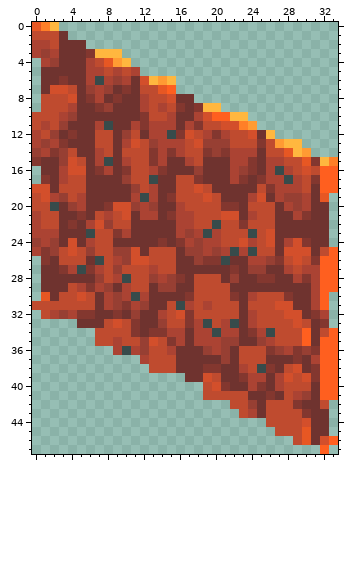
One commit to this pixel-art sprite: objects/spooky/fidwell.scenery_wall.wallrk32/images/1.png. The picture above was drawn from the file before the commit.
The file is 34x48 pixels.
Once edited:
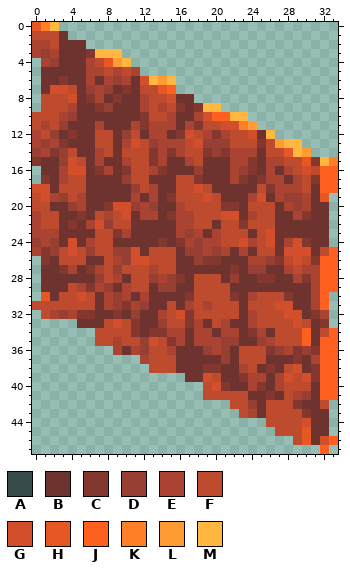
Palette (. is transparent): A #374b4b  B #6f332f  C #83372f  D #973f33  E #ab4333  F #bf4b2f  G #d34f2b  H #e75723  J #ff5f1f  K #ff7f27  L #ff9b33  M #ffb73f
Change:
@@ x 5..9 @@
  5 BEEFE
- 6 BEAED
+ 6 BEBED
  7 BDEDB
@@ x 0..33 @@
 10 FFFEDBBBBBBBCFFEBBEGJJMM..........
-11 FEFDBBBEABBECEEEBECFFGGKL.........
-12 EFDBCBBFFBDFBEEACGFECEFFGBM.......
+11 FEFDBBBEBBBECEEEBECFFGGKL.........
+12 EFDBCBBFFBDFBEEBCGFECEFFGBM.......
 13 EDECBBBFFBEGFDEEEFGDDDFFFCFLMM....
 14 DECDFBBEFBFFFCECEFFCDCEEEBFFHML...
-15 CBBDGFBEABEFFCEBBEFBBBEECBEEFFHCMK
-16 .BBEGGBCEBCFFECBBBDBBBEDCBEAEFGFJJ
-17 .CBEFFBBBBDFFABBFFCBBBECBCEEAEFCJJ
+15 CBBDGFBEBBEFFCEBBEFBBBEECBEEFFHCMK
+16 .BBEGGBCEBCFFECBBBDBBBEDCBEBEFGFJJ
+17 .CBEFFBBBBDFFBBBFFCBBBECBCEEBEFCJJ
 18 GGBFFFBBBBBDFEBBFFGFBBBBBFCEEEFBJJ
-19 FGEDFEBBBBBEAEBCFFFGFBBBEGBEDDEBH.
-20 FFABDEBBCGGDEDBBEFFFFCCBFFFBEDEBB.
+19 FGEDFEBBBBBEBEBCFFFGFBBBEGBEDDEBH.
+20 FFBBDEBBCGGDEDBBEFFFFCCBFFFBEDEBB.
 21 EFFBBCBFEFGBEEBCEEFFFGGBEFFBBECBB.
-22 EFFBCBEGDFFBBBBBEEFFAFFCFFFBBBBBB.
-23 EEEBBBAFFCEBBBBBEDEAEFFFAFGBBBBBB.
+22 EFFBCBEGDFFBBBBBEEFFBFFCFFFBBBBBB.
+23 EEEBBBBFFCEBBBBBEDEBEFFFBFGBBBBBB.
 24 DEDBGBEFFBBBBBCBCEDEEFFGEFGBEGCBB.
-25 ECDFGFDFFDDGBFFFBDDEDEAEAFFBGGGBFJ
-26 .CBFFFBAFEDGGFFFBBDCCABBEEDCFGFCJJ
-27 .BBCEACEFDFFFEFFBBBBBBCBDDBBEFEEJJ
-28 .BBBBBBDFEAFFDEDCBFFFBDBBCCBBECEJJ
+25 ECDFGFDFFDDGBFFFBDDEDEBEBFFBGGGBFJ
+26 .CBFFFBBFEDGGFFFBBDCCBBBEEDCFGFCJJ
+27 .BBCEBCEFDFFFEFFBBBBBBCBDDBBEFEEJJ
+28 .BBBBBBDFEBFFDEDCBFFFBDBBCCBBECEJJ
 29 .BBBFECEDBEFFBDDBBFFFFBBBBBBBBBEJJ
-30 .HBFFGFBEDEAEBBBBCFFFFCBEFFFCBBEJ.
-31 FFFFFFFBEDCEDBBFAEFEFFFBFFFGGBBEJ.
+30 .HBFFGFBEDEBEBBBBCFFFFCBEFFFCBBEJ.
+31 FFFFFFFBEDCEDBBFBEFEFFFBFFFGGBBEJ.
 32 .FEDECCBBCBDBBEFGCFFFFFBEFFFGGBCE.
-33 .....BBBFGFCBBDFFCEAFEABEFFFFGFBC.
-34 .......FFFFCBCCEEBEEAEEBCEAFFFJBFJ
+33 .....BBBFGFCBBDFFCEBFEBBEFFFFGFBC.
+34 .......FFFFCBCCEEBEEBEEBCEBFFFJBFJ
 35 .......FFEFFDGFCEBEEEDDBBDEFFFJBJJ
-36 .........EAEDFFEBBBDEDBFFFCDECDCJJ
+36 .........EBEDFFEBBBDEDBFFFCDECDCJJ
 37 ............EFFFBBBBBDBFFFBBBCBEJJ
-38 .............FFFBBBCCBBEFACBFGBCJJ
+38 .............FFFBBBCCBBEFBCBFGBCJJ
 39 .................BBGFBBCEEBEGFGCJJ
